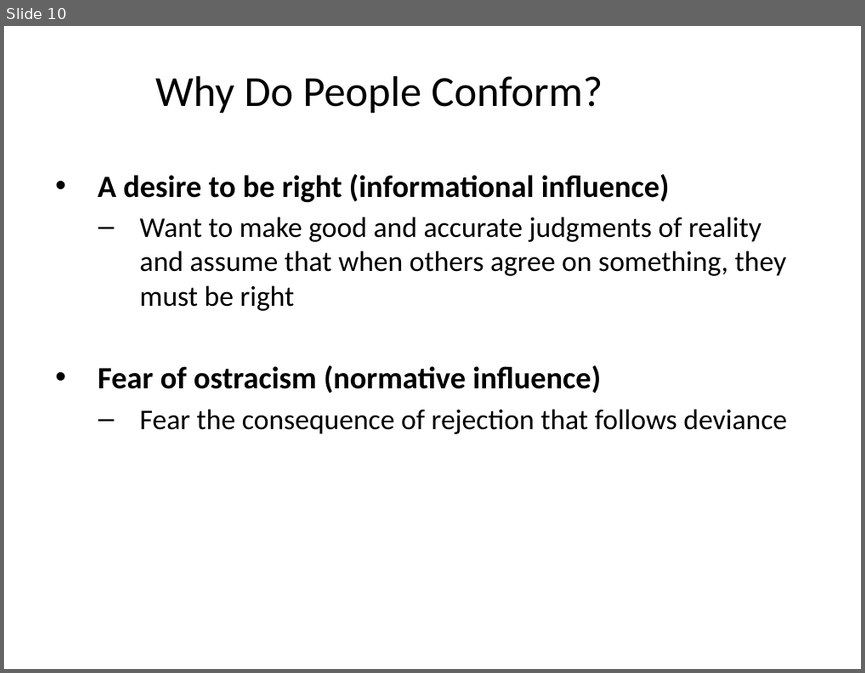
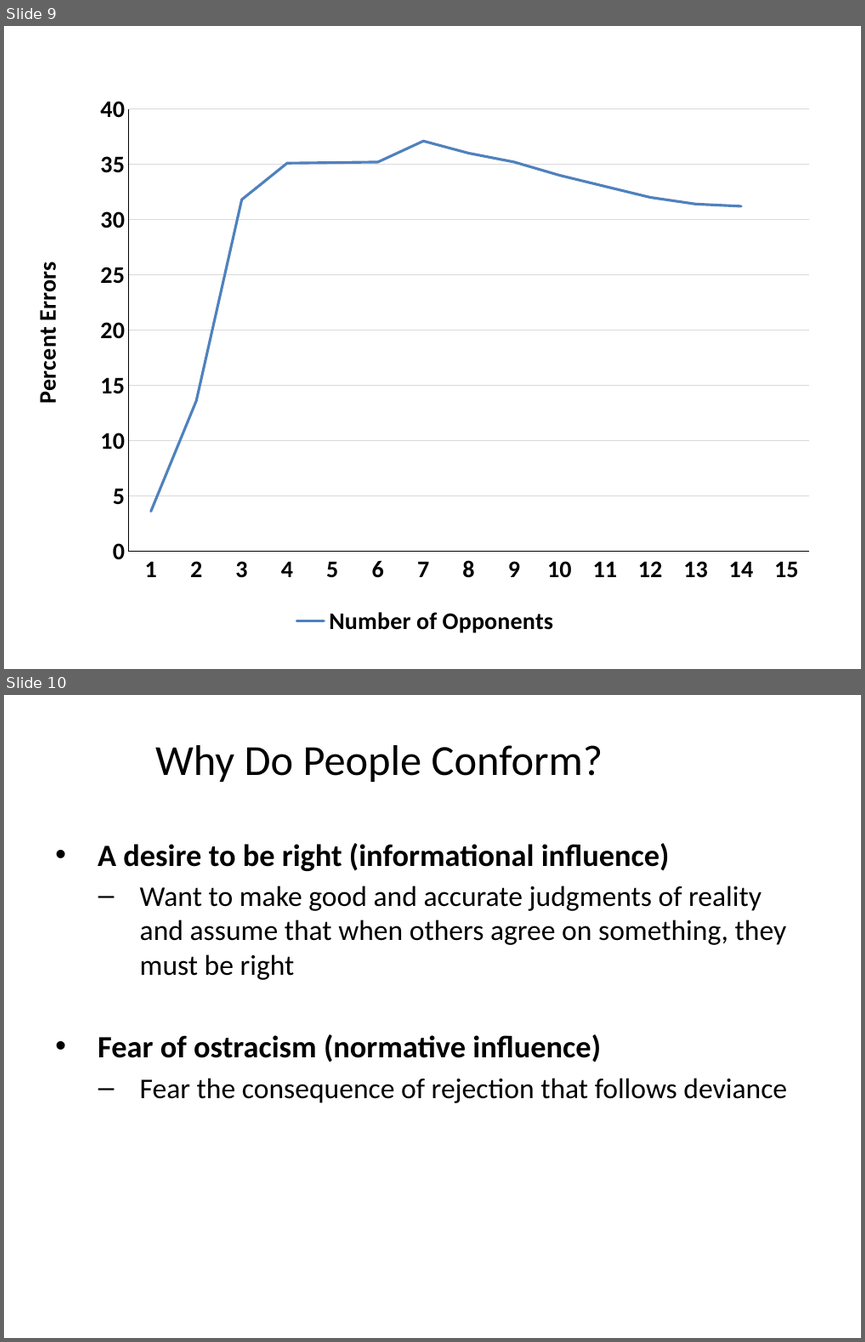
Before and after one commit to npm27/Teaching-Materials, a slide deck: Social Psych/Slides/8 Conformity.pptx. Shown one above the other, each under a label of ours: slide 10 before the commit, slides 9 and 10 after it. The pictures are 865x673 and 865x1342 pixels, drawn with LibreOffice and Linux fonts; fonts in the diff are those of the drawing. Boxes give left, top, right and bottom in pixels: in the first picture for what was removed or moved away, otherwise in the second. Text is boxed around its words. In the diff, an @@ line names an element or a change of style, - is before the commit and + after.

```diff
--- a/Social Psych/Slides/8 Conformity.pptx
+++ b/Social Psych/Slides/8 Conformity.pptx
@@ slide 9 added at [4, 26, 861, 669], background #FFFFFF @@
@@ line chart added at [25, 84, 825, 641] @@
+categories: 1, 2, 3, 4, 5, 6, 7, 8, 9, 10, 11, 12, 13, 14, 15
+Number of Opponents: 4, 14, 32, 35, 35, 35, 37, 36, 35, 34, 33, 32, 31, 31, -
```
Also in this commit, not shown: 6 slides changed, 5 slides removed, 1 other file.
